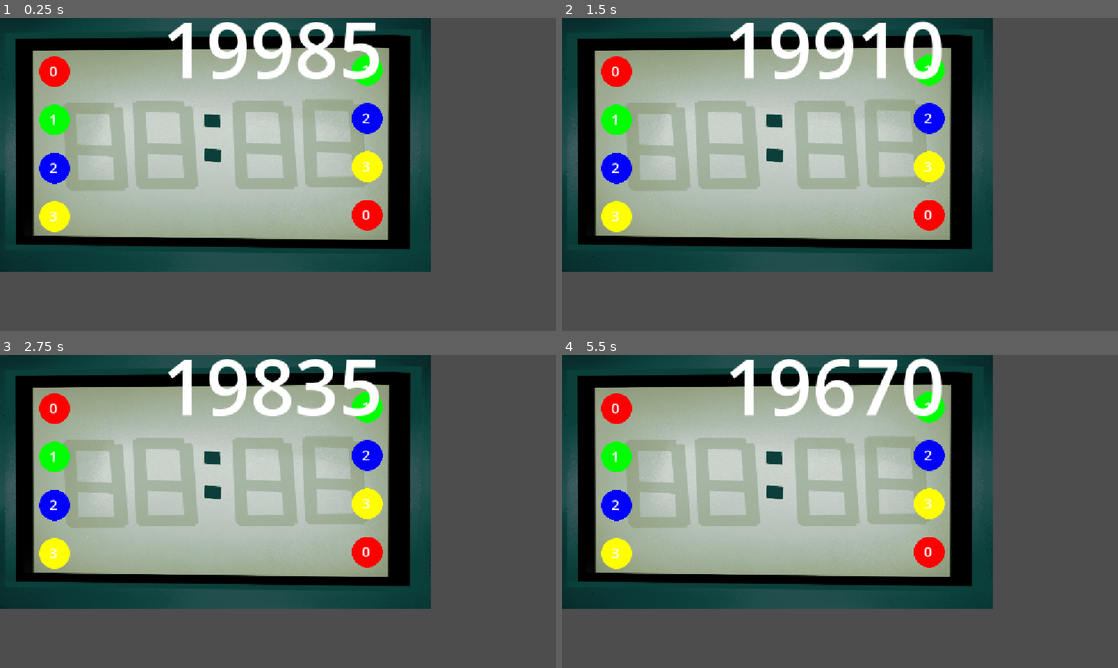
Above: before the commit, frames 1-4 (two rows, left to right).
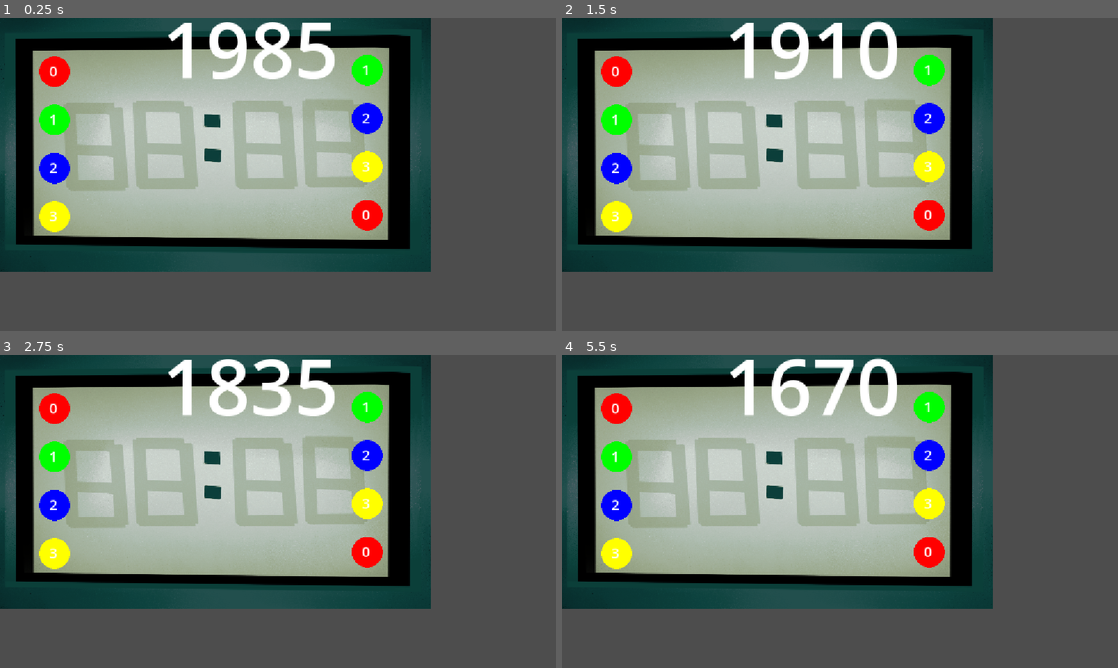
Above: after the commit, the same moments.

Repository: SillyBilly223/CountDownGameJamFUCK
Game: Godot game, scene res://minigames/wires_puzzle.tscn
Two runs of this game, one before a commit and one after it. Both use one fixed random seed, a clock stepped at 60 frames per second and the inputs below. This scene is started directly instead of the project's main scene.
Inputs (mouse positions are in pixels of both pictures, inside the frame that each line leads up to):
- Up to frame 1 (0.25 s): no input
- Up to frame 2 (1.5 s): move the mouse to (962, 158) at 0.52 s; click (962, 158) at 0.67 s; move the mouse to (728, 190) at 1.27 s; click (728, 190) at 1.42 s
- Up to frame 3 (2.75 s): move the mouse to (333, 442) at 2.02 s; click (333, 442) at 2.17 s
- Up to frame 4 (5.5 s): move the mouse to (812, 574) at 2.77 s; click (812, 574) at 2.92 s; move the mouse to (1006, 558) at 3.52 s; click (1006, 558) at 3.67 s; move the mouse to (673, 464) at 4.27 s; click (673, 464) at 4.42 s; move the mouse to (867, 511) at 5.02 s; click (867, 511) at 5.17 s

The runs differ from the first frame. In frame 1, 1.6% of the frame differs, in the area x 45-69%, y 1-20%; in frame 2, 2.2%; in frame 3, 1.8%; in frame 4, 2.8%, in the area x 37-69%, y 0-20%.

Commit message:
genertor is done

Diff:
--- a/count-down-game-jam-yay/minigames/wires_puzzle.tscn
+++ b/count-down-game-jam-yay/minigames/wires_puzzle.tscn
@@ -16,7 +16,7 @@
 
 [node name="wires_handler" type="Node2D" parent="." unique_id=298892616 node_paths=PackedStringArray("manager", "label", "win_img", "lose_img", "starts", "ends")]
 script = ExtResource("2_jw54h")
-timer = 20000.0
+timer = 2000.0
 manager = NodePath("..")
 label = NodePath("timer")
 win_img = NodePath("Node2D")
--- a/count-down-game-jam-yay/rooms/basement/storage_room.tscn
+++ b/count-down-game-jam-yay/rooms/basement/storage_room.tscn
@@ -3,6 +3,14 @@
 [ext_resource type="PackedScene" uid="uid://dfe4wu4a313xn" path="res://icons/main_timer.tscn" id="1_87kde"]
 [ext_resource type="PackedScene" uid="uid://ba37cdfuc5bvv" path="res://icons/right_arrow.tscn" id="2_tfybm"]
 [ext_resource type="PackedScene" uid="uid://bymfbvudukrkv" path="res://icons/left_arrow.tscn" id="3_tfybm"]
+[ext_resource type="Texture2D" uid="uid://le5thh44c1ol" path="res://icons/IMG_8944.png" id="4_46i38"]
+[ext_resource type="Script" uid="uid://ds6ofnj7whabv" path="res://scripts/action_button.gd" id="4_ylnye"]
+[ext_resource type="Script" uid="uid://bl8wcym1b0md6" path="res://scripts/popup_action.gd" id="5_j2fml"]
+[ext_resource type="PackedScene" uid="uid://3ama70oshr7c" path="res://minigames/wires_puzzle.tscn" id="6_ylnye"]
+[ext_resource type="Script" uid="uid://bhtk625cxjiuh" path="res://scripts/GameValueResultHandler.gd" id="7_j2fml"]
+
+[sub_resource type="RectangleShape2D" id="RectangleShape2D_hv2lo"]
+size = Vector2(112, 75)
 
 [node name="MainRoom" type="Node2D" unique_id=1544991076]
 
@@ -49,3 +57,45 @@
 [node name="RightRoomArrow2" parent="." unique_id=1070957126 instance=ExtResource("2_tfybm")]
 position = Vector2(900, 369)
 Scene = "res://rooms/basement/freezer.tscn"
+
+[node name="generator_holder" type="Area2D" parent="." unique_id=1893712334 node_paths=PackedStringArray("action", "cost_popup", "shape")]
+position = Vector2(217, 115)
+script = ExtResource("4_ylnye")
+action = NodePath("action_holder/Label")
+cost_popup = NodePath("action_holder")
+shape = NodePath("outline")
+default_color = Color(0, 0, 0, 0)
+hovered_color = Color(1, 0, 0, 1)
+
+[node name="Sprite2D" type="Sprite2D" parent="generator_holder" unique_id=596661733]
+scale = Vector2(0.1, 0.1)
+texture = ExtResource("4_46i38")
+
+[node name="outline" type="Sprite2D" parent="generator_holder" unique_id=1093918750]
+modulate = Color(1, 0, 0, 1)
+z_index = -1
+scale = Vector2(0.11, 0.11)
+texture = ExtResource("4_46i38")
+
+[node name="result_handler" type="Node2D" parent="generator_holder" unique_id=2069092693]
+script = ExtResource("7_j2fml")
+gameval = "GeneratorPower"
+
+[node name="action_holder" type="Node2D" parent="generator_holder" unique_id=1671101234]
+
+[node name="Label" type="Label" parent="generator_holder/action_holder" unique_id=776865571 node_paths=PackedStringArray("handler", "img_hide")]
+offset_left = -59.0
+offset_top = -58.0
+offset_right = 55.0
+offset_bottom = -35.0
+text = "20 second cost"
+script = ExtResource("5_j2fml")
+popup_base = ExtResource("6_ylnye")
+handler = NodePath("../../result_handler")
+hide_on_finish = true
+img_hide = NodePath("../../Sprite2D")
+cost = 20
+
+[node name="CollisionShape2D" type="CollisionShape2D" parent="generator_holder" unique_id=683033915]
+position = Vector2(0, -0.5)
+shape = SubResource("RectangleShape2D_hv2lo")
--- /dev/null
+++ b/count-down-game-jam-yay/scripts/GameValueResultHandler.gd
@@ -0,0 +1,8 @@
+class_name GameValueResultHandler
+
+extends BasePopupResultHandler
+
+@export var gameval : String
+
+func _handle_result(value : Variant) -> void:
+	Player._set_game_value(gameval, value)
--- a/count-down-game-jam-yay/scripts/action_button.gd
+++ b/count-down-game-jam-yay/scripts/action_button.gd
@@ -26,6 +26,8 @@
 		cost_popup.global_position = Vector2(self.global_position.x, self.global_position.y + label_y_mod)
 
 func _mouse_enter() -> void:
+	if Player._get_game_value("busy"):
+		return
 	mouse_over = true
 	if cost_popup: cost_popup.visible = true
 	if shape: shape.modulate = hovered_color
--- a/count-down-game-jam-yay/scripts/action_popup.gd
+++ b/count-down-game-jam-yay/scripts/action_popup.gd
@@ -7,4 +7,4 @@
 func _on_finished() -> Variant:
 	active = false
 	action._on_complete(return_value)
-	return return_value
+	return super._on_finished()
--- a/count-down-game-jam-yay/scripts/base_popup.gd
+++ b/count-down-game-jam-yay/scripts/base_popup.gd
@@ -14,9 +14,11 @@
 # Called when the node enters the scene tree for the first time.
 func _ready() -> void:
 	active = true
+	Player._set_game_value("busy", true)
 
 func _on_finished() -> Variant:
 	active = false
+	Player._set_game_value("busy", false)
 	return return_value
 
 func _get_output() -> Variant:
--- a/count-down-game-jam-yay/scripts/popup_action.gd
+++ b/count-down-game-jam-yay/scripts/popup_action.gd
@@ -29,7 +29,7 @@
 func _run_popup() -> void:
 	popup = popup_base.instantiate()
 	popup.action = self
-	add_child(popup)
+	get_tree().root.add_child(popup)
 
 func _on_complete(args : Variant) -> void:
 	popup.queue_free()
--- a/count-down-game-jam-yay/scripts/room_button.gd
+++ b/count-down-game-jam-yay/scripts/room_button.gd
@@ -14,6 +14,8 @@
 		sprite.modulate = default_color
 
 func _mouse_enter() -> void:
+	if Player._get_game_value("busy"):
+		return
 	super._mouse_enter()
 	if sprite:
 		sprite.play("active")
Not shown, added: count-down-game-jam-yay/scripts/GameValueResultHandler.gd.uid
